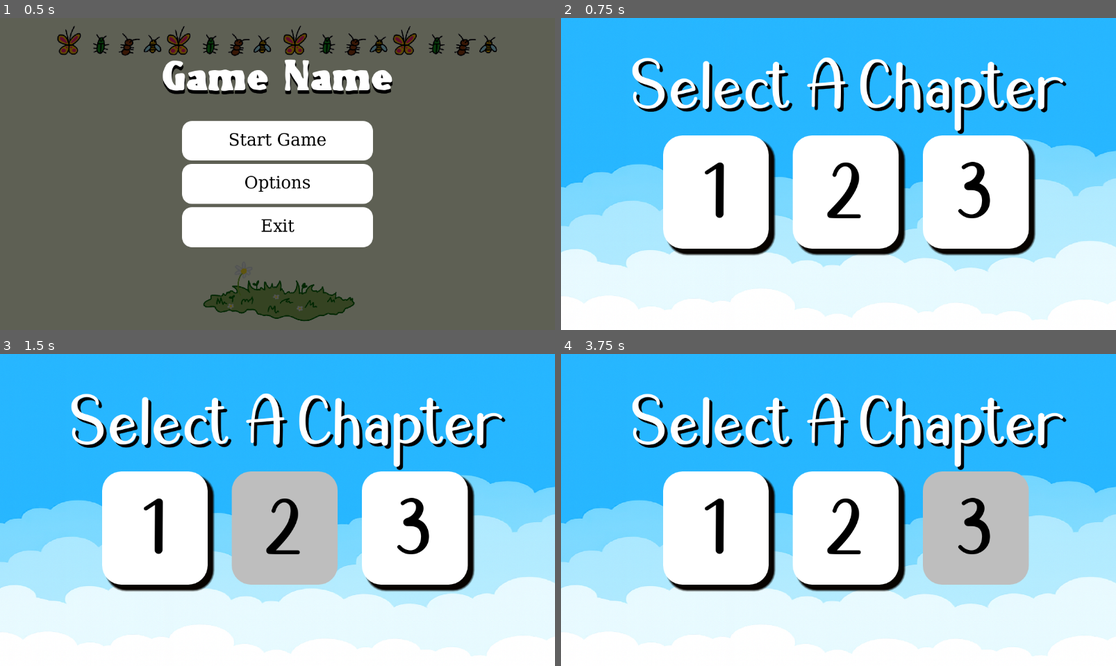
Above: before the commit, frames 1-4 (two rows, left to right).
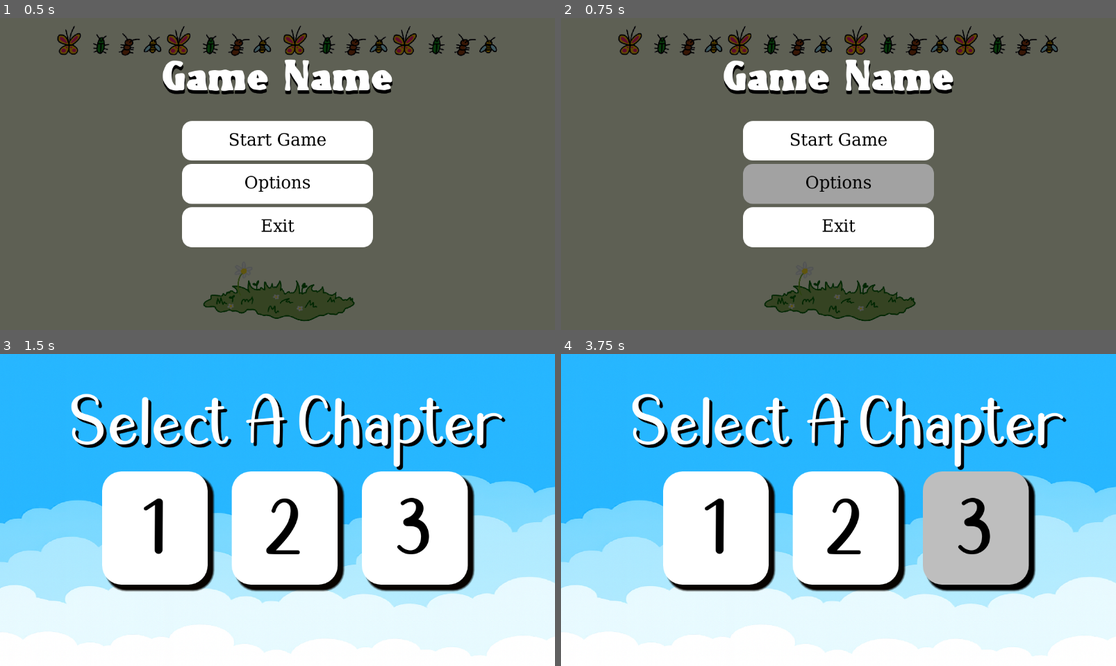
Above: after the commit, the same moments.

Repository: BaranN55/daydream
Game: Godot game, scene res://main.tscn
Two runs of this game, one before a commit and one after it. Both use one fixed random seed, a clock stepped at 60 frames per second and the inputs below.
Inputs (mouse positions are in pixels of both pictures, inside the frame that each line leads up to):
- Up to frame 1 (0.5 s): no input
- Up to frame 2 (0.75 s): click "Options" at 0.5 s
- Up to frame 3 (1.5 s): click (277, 475) at 1.25 s, where only the run after the commit has a clickable "Start Game"
- Up to frame 4 (3.75 s): click "1" at 2 s; click "2" at 2.75 s; click "3" at 3.5 s

Frame 1 is identical in both runs. In frame 2, 95% of the frame differs, in the area x 0-100%, y 0-100%; in frame 3, 7.2%; in frame 4, 0.9%.

Commit message:
Basic Character 1

Diff:
--- a/chapter_options.tscn
+++ b/chapter_options.tscn
@@ -23,6 +23,9 @@
 corner_radius_top_right = 40
 corner_radius_bottom_right = 40
 corner_radius_bottom_left = 40
+shadow_color = Color(0, 0, 0, 1)
+shadow_size = 5
+shadow_offset = Vector2(10, 10)
 
 [sub_resource type="StyleBoxFlat" id="StyleBoxFlat_hk6hh"]
 bg_color = Color(0.74558026, 0.7455802, 0.7455802, 1)
@@ -30,6 +33,9 @@
 corner_radius_top_right = 40
 corner_radius_bottom_right = 40
 corner_radius_bottom_left = 40
+shadow_color = Color(0, 0, 0, 1)
+shadow_size = 5
+shadow_offset = Vector2(10, 10)
 
 [sub_resource type="StyleBoxEmpty" id="StyleBoxEmpty_0udu1"]
 
--- a/main_meu.gd
+++ b/main_meu.gd
@@ -12,12 +12,12 @@
 
 
 func _on_start_pressed() -> void:
-	print("start button")
+	get_tree().change_scene_to_file("res://chapter_options.tscn")
 
 
 
 func _on_options_pressed() -> void:
-	get_tree().change_scene_to_file("res://chapter_options.tscn")
+	pass
 
 
 
Binary file added: Frame 1 idle (1).png
Not shown, added: Frame 1 idle (1).png.import
Binary file added: Frame 1 idle (2).png
Not shown, added: Frame 1 idle (2).png.import
Binary file added: Frame 1 idle.png
Not shown, added: Frame 1 idle.png.import
Binary file added: Idle Animation.png
Not shown, added: Idle Animation.png.import
